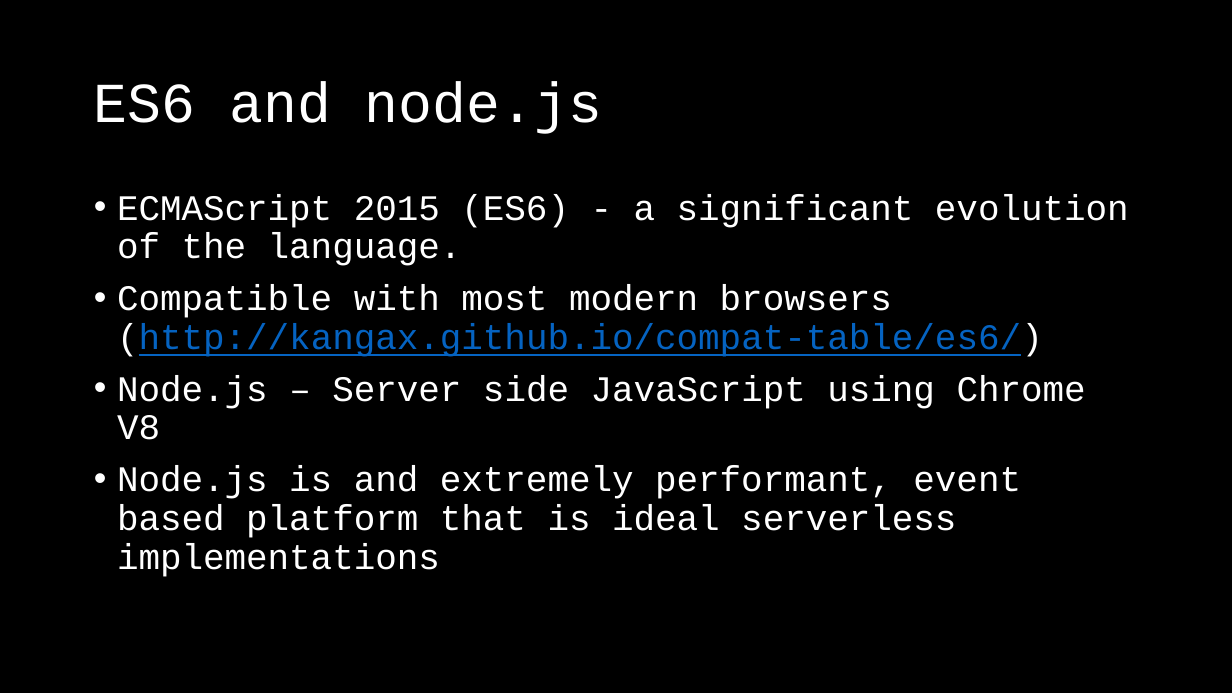
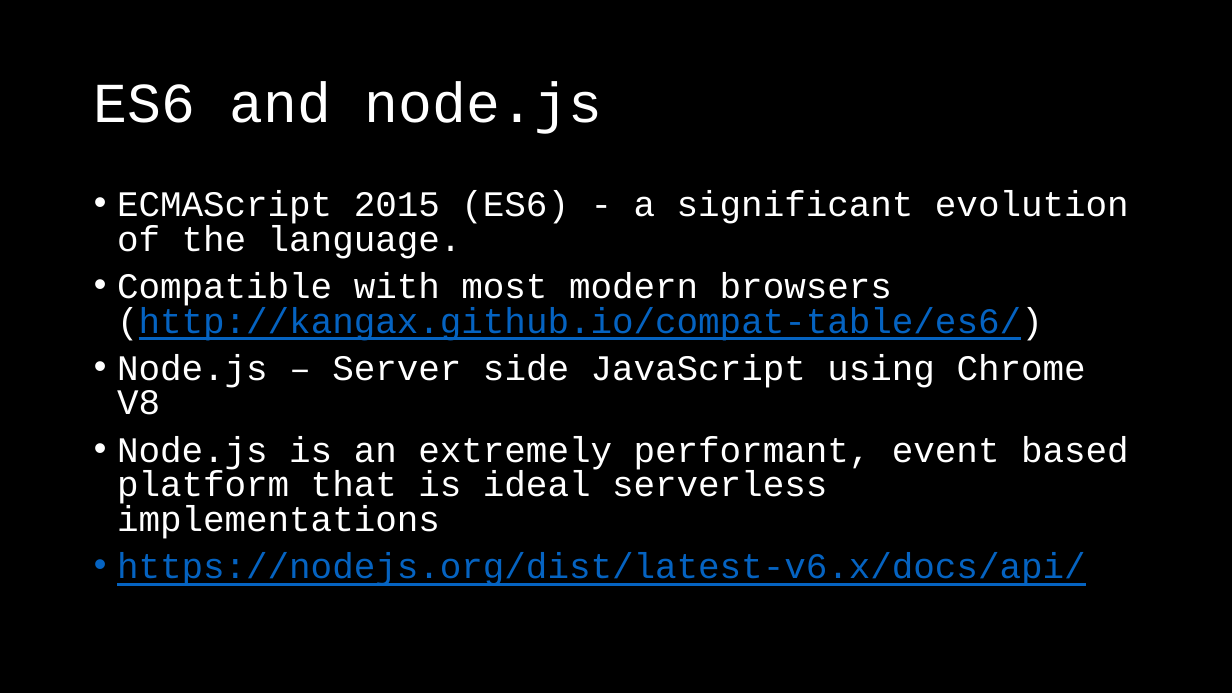
Before and after one commit to rsnestor/slac, a slide deck: slide 2 of doc/slac_slides.pptx. Drawn at 1232x693 pixels with LibreOffice and Linux fonts; fonts in the diff are those of the drawing. Boxes give left, top, right and bottom in pixels: in the first picture for what was removed or moved away, otherwise in the second. Text is boxed around its words. In the diff, an @@ line names an element or a change of style, - is before the commit and + after.

```diff
--- a/doc/slac_slides.pptx
+++ b/doc/slac_slides.pptx
@@ text at bbox=[117, 191, 1129, 415]: line spacing 0.9 to 0.8 @@
@@ text at bbox=[117, 436, 1129, 586]: text changed @@
-• Node.js is and extremely performant, event based platform that is ideal serverless implementations
+• Node.js is an extremely performant, event based platform that is ideal serverless implementations
+• https://nodejs.org/dist/latest-v6.x/docs/api/
```
Also in this commit, not shown: 4 other slides changed, 10 slides added, 1 slide removed, 9 other files.
